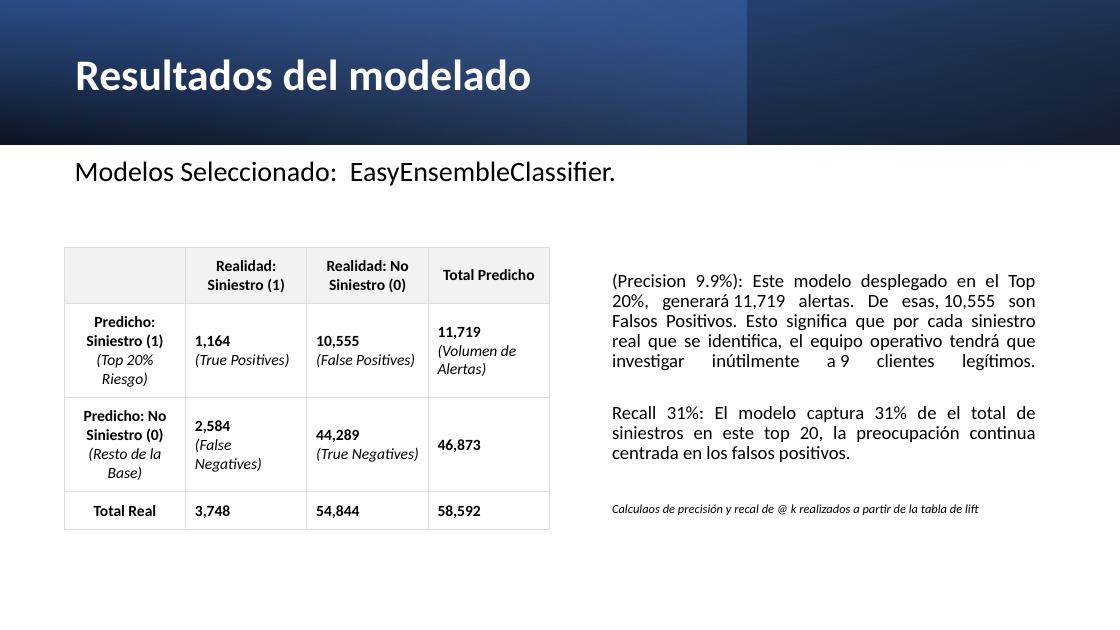
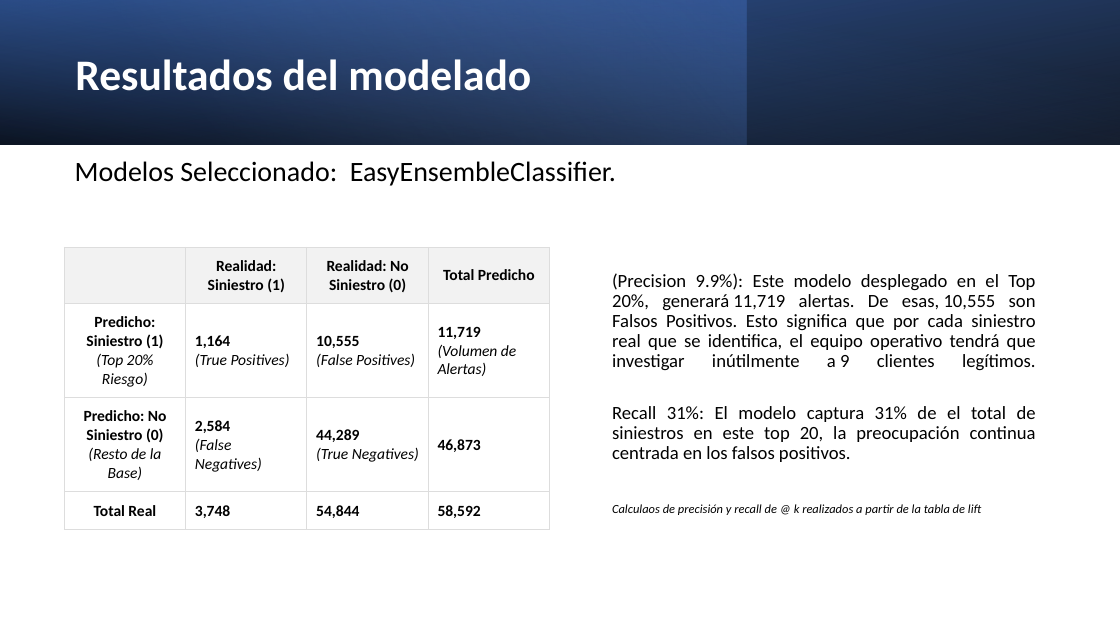
Before and after one commit to AlexisABG/prueba-tecnica-Data, a slide deck: slide 8 of docs/Análisis Predictivo Reclamos.pptx. Drawn at 1120x630 pixels with LibreOffice and Linux fonts; fonts in the diff are those of the drawing. Boxes give left, top, right and bottom in pixels: in the first picture for what was removed or moved away, otherwise in the second. Text is boxed around its words. In the diff, an @@ line names an element or a change of style, - is before the commit and + after.

```diff
--- a/docs/Análisis Predictivo Reclamos.pptx
+++ b/docs/Análisis Predictivo Reclamos.pptx
@@ text at [612, 504, 981, 515]: text changed @@
-Calculaos de precisión y recal de @ k realizados a partir de la tabla de lift
+Calculaos de precisión y recall de @ k realizados a partir de la tabla de lift
```
Also in this commit, not shown: 6 other slides changed, 1 other file.
